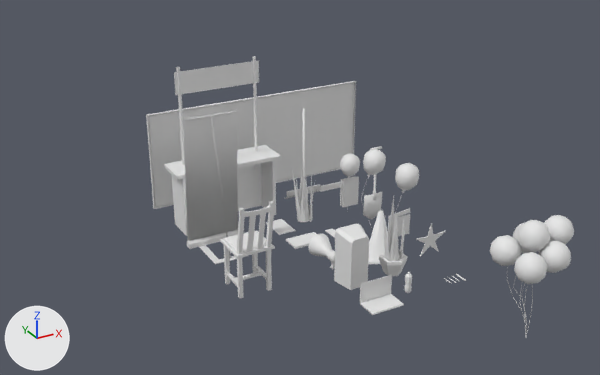
What one commit did to the FBX model Assets/Master/FBXs/multipurpose_hall.fbx.
Both versions are drawn from a camera (50 mm lens) standing at (-5.58, -17.43, 8.41) and looking at (2.32, -3.05, 1.23). The lights are fixed; the arrows at lower left show +X, +Y and +Z. The first picture is the older version. Materials are left out; every surface is plain grey. Where no turn or scale is listed for an object, it has been applied to the vertices.

Names of what the first picture shows: 'msh_BalloonCluster', 'msh_ClubBannerRollup', 'msh_ClubBooth', 'msh_HallBulletinBoard', 'msh_LaptopOpen', 'msh_Megaphone', 'msh_Plant', 'msh_PlantPot1', 'msh_Shovel', 'msh_Speaker', 'msh_TrafficCone', 'msh_VintageChair' and 13 more.
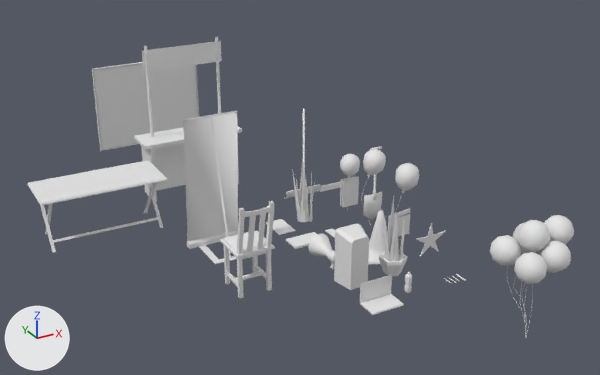
Where the change shows, as pixel boxes (x1, y1, x2, y2) in the pictures (600 x 375 px):
'msh_HallBulletinBoard', reshaped, moved (49% narrower, 30% shorter): before (146, 81, 356, 209); after (92, 62, 199, 151)
'msh_ClubBooth', moved: before (164, 56, 281, 236); after (134, 37, 242, 202)
'msh_FoldingTable', added: after (27, 160, 168, 252)
part 1 of me_plane_015, added: after (183, 112, 238, 241)

The change in detail:
me_plane_007 is used by ob_msh_hallbulletinboard; location (0.0, 0.0, 0.0).
me_plane_007 had 16 vertices, 13 faces and spanned x 0.03..5.61, y -0.06..0.02, z 0.0..2.34.
me_plane_007 now has 16 vertices, 13 faces and spans x 0.03..3.02, y -0.06..0.02, z 0.0..2.34.
Part 2, on me_plane_007:
8 vertices are removed from x 5.55..5.61, y -0.06..0.02, z 0.0..2.34.
13 faces are deleted.
8 vertices are added at x 2.96..3.02, y -0.06..0.02, z 0.0..2.34.
13 new faces join them.
me_plane_015 is used by ob_msh_clubbannerrollup; location (0.0, -2.0, 0.0).
me_plane_015 had 130 vertices, 123 faces and spanned x 0.0..1.19, y -1.22..0.0, z -0.01..2.96.
me_plane_015 now has 268 vertices, 250 faces and spans x 0.0..1.19, y -1.22..0.0, z -0.01..2.96.
me_plane_015 part 1: 8 vertices added at x 0.0..1.19, y -0.44..-0.26, z 0.15..2.95.
Other edits to the shape of me_plane_015 do not show in these pictures.
Mesh me_plane_014 is new.
It has 108 vertices, 92 faces and spans x -2.76..0.0, y -1.25..0.0, z 0.01..1.25.
Object 'msh_HallBulletinBoard' (ob_msh_hallbulletinboard) moves from (0.0, 0.0, 0.0) to (0.0, 4.39, 0.0).
Object 'msh_ClubBooth' (ob_msh_clubbooth) moves from (0.0, -1.0, 0.0) to (0.0, 1.06, 0.0).
Object 'msh_FoldingTable' (ob_msh_foldingtable) is new; it shows me_plane_014.
Its location is (0.0, 0.0, 0.0).
